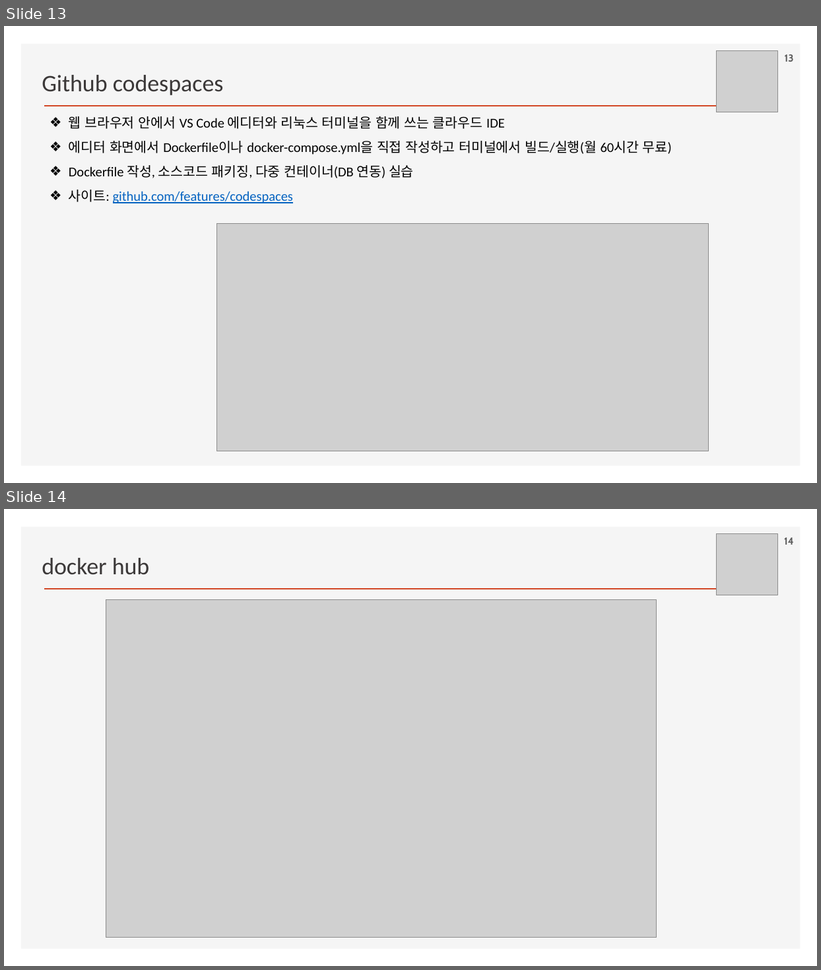
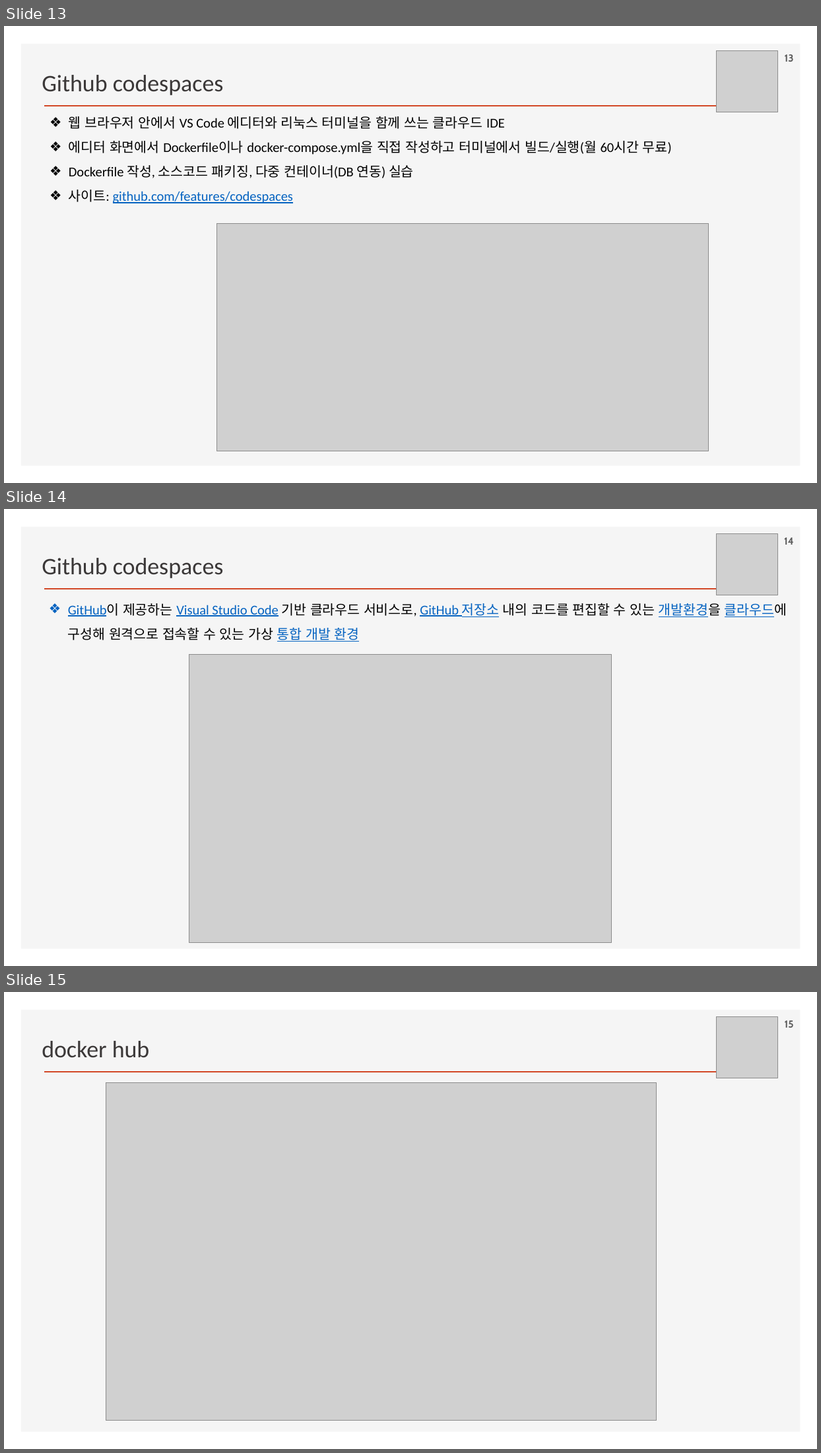
Before and after one commit to ancestor9/2026_Fall_AI-Workflow, a slide deck: PPTs/App Deployment.pptx. Shown one above the other, each under a label of ours: slides 13 and 14 before the commit, slides 13, 14 and 15 after it. The pictures are 821x970 and 821x1453 pixels, drawn with LibreOffice and Linux fonts; fonts in the diff are those of the drawing; grey boxes stand for pictures; background and template pictures are left out. Boxes give left, top, right and bottom in pixels: in the first picture for what was removed or moved away, otherwise in the second. Text is boxed around its words. In the diff, an @@ line names an element or a change of style, - is before the commit and + after.

```diff
--- a/PPTs/App Deployment.pptx
+++ b/PPTs/App Deployment.pptx
@@ slide 14 added at bbox=[4, 509, 817, 966], background #FFFFFF; not listed: 2 template elements that a slide beside it also shows @@
@@ picture added at bbox=[717, 534, 778, 595] @@
@@ page number added at bbox=[784, 537, 794, 545], 12 pt, text #595959, bold @@
+14
@@ text added at bbox=[42, 558, 224, 578], 28 pt, text #3B3838 @@
+Github codespaces
@@ text added at bbox=[68, 603, 787, 642], 16 pt, text #0563C1, underline @@
+❖ GitHub이 제공하는 Visual Studio Code 기반 클라우드 서비스로, GitHub 저장소 내의 코드를 편집할 수 있는 개발환경을 클라우드에 구성해 원격으로 접속할 수 있는 가상 통합 개발 환경
@@ picture added at bbox=[189, 655, 612, 943] @@
@@ what was slide 14 is now slide 15 @@
@@ page number at bbox=[785, 1020, 794, 1028]: text changed @@
-14
+15
```
